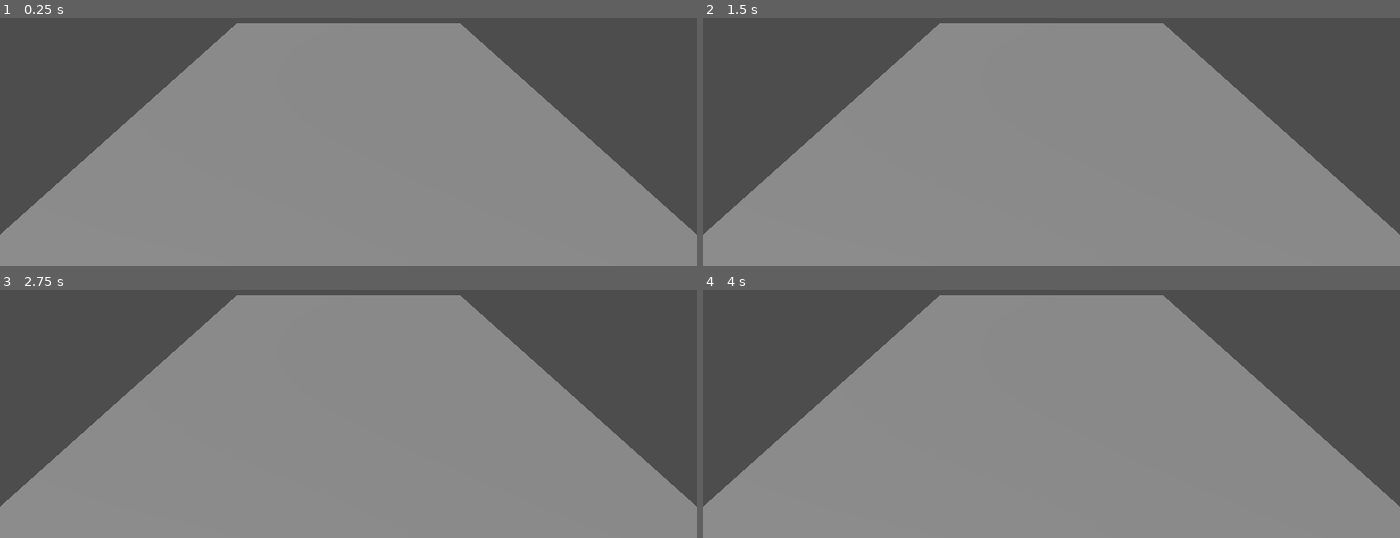
Above: before the commit, frames 1-4 (two rows, left to right).
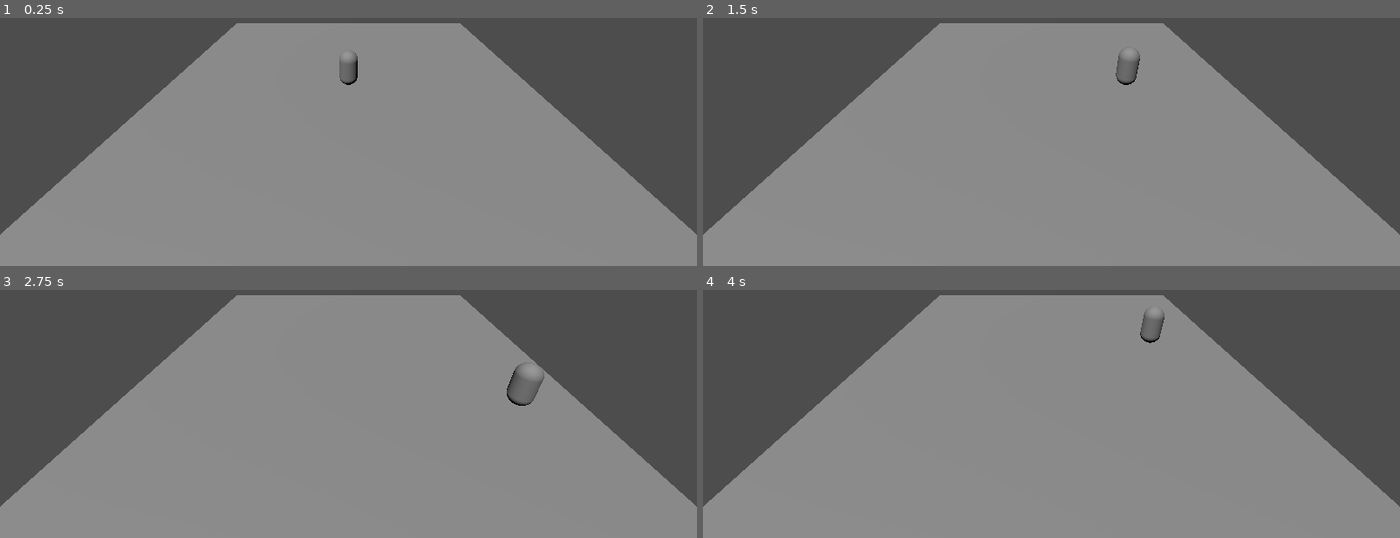
Above: after the commit, the same moments.

Repository: MajorDragonfly/voxelverse
Game: Godot game, scene res://main/main.tscn
The game is run twice, just before and just after one commit, with the same random seed, the same clock (stepped at 60 frames per second) and the same inputs.
Inputs:
- Up to frame 1 (0.25 s): no input
- Up to frame 2 (1.5 s): tap Enter at 0.5 s; hold D (move_right, bound only after the commit) 0.53-1.28 s; tap Space (jump, bound only after the commit) at 0.6, 0.77, 1.07, 1.35 s; hold S (move_back, bound only after the commit) from 1.28 s (still down)
- Up to frame 3 (2.75 s): tap Space (jump, bound only after the commit) at 1.52, 1.82, 2.1 s; release S (move_back, bound only after the commit) at 2.03 s; hold D (move_right, bound only after the commit) from 2.03 s (still down)
- Up to frame 4 (4 s): release D (move_right, bound only after the commit) at 2.78 s; hold W (move_forward, bound only after the commit) 2.78-3.53 s; tap Space (jump, bound only after the commit) at 2.85, 3.02, 3.32, 3.6, 3.77 s; hold A (move_left, bound only after the commit) from 3.53 s (still down)

The runs differ from the first frame. In frame 1, 0.2% of the frame differs, in the area x 48-52%, y 14-28%; in frame 2, 0.3%; in frame 3, 0.5%, in the area x 72-79%, y 29-47%; in frame 4, 0.3%.

Commit message:
Add basic player movement

Diff:
--- /dev/null
+++ b/creatures/player/player.gd
@@ -0,0 +1,37 @@
+extends CharacterBody3D
+
+
+@export var move_speed: float = 5.0
+@export var jump_velocity: float = 6.0
+@export var fall_acceleration: float = 20.0
+
+
+func _physics_process(delta: float) -> void:
+	var input_vector := Input.get_vector(
+		"move_left",
+		"move_right",
+		"move_forward",
+		"move_back"
+	)
+
+	var direction := Vector3(
+		input_vector.x,
+		0.0,
+		input_vector.y
+	)
+
+	if direction != Vector3.ZERO:
+		direction = direction.normalized()
+
+	velocity.x = direction.x * move_speed
+	velocity.z = direction.z * move_speed
+
+	if is_on_floor():
+		velocity.y = 0.0
+
+		if Input.is_action_just_pressed("jump"):
+			velocity.y = jump_velocity
+	else:
+		velocity.y -= fall_acceleration * delta
+
+	move_and_slide()
--- /dev/null
+++ b/creatures/player/player.tscn
@@ -0,0 +1,16 @@
+[gd_scene format=3 uid="uid://cflvob4gek5k0"]
+
+[ext_resource type="Script" uid="uid://cn3lphpcrkgub" path="res://creatures/player/player.gd" id="1_gurkq"]
+
+[sub_resource type="CapsuleMesh" id="CapsuleMesh_triqp"]
+
+[sub_resource type="CapsuleShape3D" id="CapsuleShape3D_gurkq"]
+
+[node name="Player" type="CharacterBody3D" unique_id=840536578]
+script = ExtResource("1_gurkq")
+
+[node name="BodyMesh" type="MeshInstance3D" parent="." unique_id=442709546]
+mesh = SubResource("CapsuleMesh_triqp")
+
+[node name="CollisionShape3D" type="CollisionShape3D" parent="." unique_id=2098556476]
+shape = SubResource("CapsuleShape3D_gurkq")
--- a/main/main.tscn
+++ b/main/main.tscn
@@ -1,4 +1,6 @@
 [gd_scene format=3 uid="uid://c87q8cyvxsccx"]
+
+[ext_resource type="PackedScene" uid="uid://cflvob4gek5k0" path="res://creatures/player/player.tscn" id="1_53q0u"]
 
 [sub_resource type="BoxMesh" id="BoxMesh_4hihk"]
 size = Vector3(20, 0.5, 20)
@@ -21,3 +23,6 @@
 
 [node name="Sun" type="DirectionalLight3D" parent="." unique_id=1170712680]
 transform = Transform3D(0.8660254, 0.43301272, -0.24999999, 0, 0.49999997, 0.86602545, 0.5, -0.75, 0.43301266, 0, 0, 0)
+
+[node name="Player" parent="." unique_id=840536578 instance=ExtResource("1_53q0u")]
+transform = Transform3D(1, 0, 0, 0, 1, 0, 0, 0, 1, 0, 1.25, 0)
--- a/project.godot
+++ b/project.godot
@@ -15,6 +15,34 @@
 config/features=PackedStringArray("4.6", "Forward Plus")
 config/icon="res://icon.svg"
 
+[input]
+
+move_forward={
+"deadzone": 0.2,
+"events": [Object(InputEventKey,"resource_local_to_scene":false,"resource_name":"","device":-1,"window_id":0,"alt_pressed":false,"shift_pressed":false,"ctrl_pressed":false,"meta_pressed":false,"pressed":false,"keycode":0,"physical_keycode":87,"key_label":0,"unicode":119,"location":0,"echo":false,"script":null)
+]
+}
+move_back={
+"deadzone": 0.2,
+"events": [Object(InputEventKey,"resource_local_to_scene":false,"resource_name":"","device":-1,"window_id":0,"alt_pressed":false,"shift_pressed":false,"ctrl_pressed":false,"meta_pressed":false,"pressed":false,"keycode":0,"physical_keycode":83,"key_label":0,"unicode":115,"location":0,"echo":false,"script":null)
+]
+}
+move_left={
+"deadzone": 0.2,
+"events": [Object(InputEventKey,"resource_local_to_scene":false,"resource_name":"","device":-1,"window_id":0,"alt_pressed":false,"shift_pressed":false,"ctrl_pressed":false,"meta_pressed":false,"pressed":false,"keycode":0,"physical_keycode":65,"key_label":0,"unicode":97,"location":0,"echo":false,"script":null)
+]
+}
+move_right={
+"deadzone": 0.2,
+"events": [Object(InputEventKey,"resource_local_to_scene":false,"resource_name":"","device":-1,"window_id":0,"alt_pressed":false,"shift_pressed":false,"ctrl_pressed":false,"meta_pressed":false,"pressed":false,"keycode":0,"physical_keycode":68,"key_label":0,"unicode":100,"location":0,"echo":false,"script":null)
+]
+}
+jump={
+"deadzone": 0.2,
+"events": [Object(InputEventKey,"resource_local_to_scene":false,"resource_name":"","device":-1,"window_id":0,"alt_pressed":false,"shift_pressed":false,"ctrl_pressed":false,"meta_pressed":false,"pressed":false,"keycode":0,"physical_keycode":32,"key_label":0,"unicode":32,"location":0,"echo":false,"script":null)
+]
+}
+
 [physics]
 
 3d/physics_engine="Jolt Physics"
Not shown, added: creatures/player/player.gd.uid
